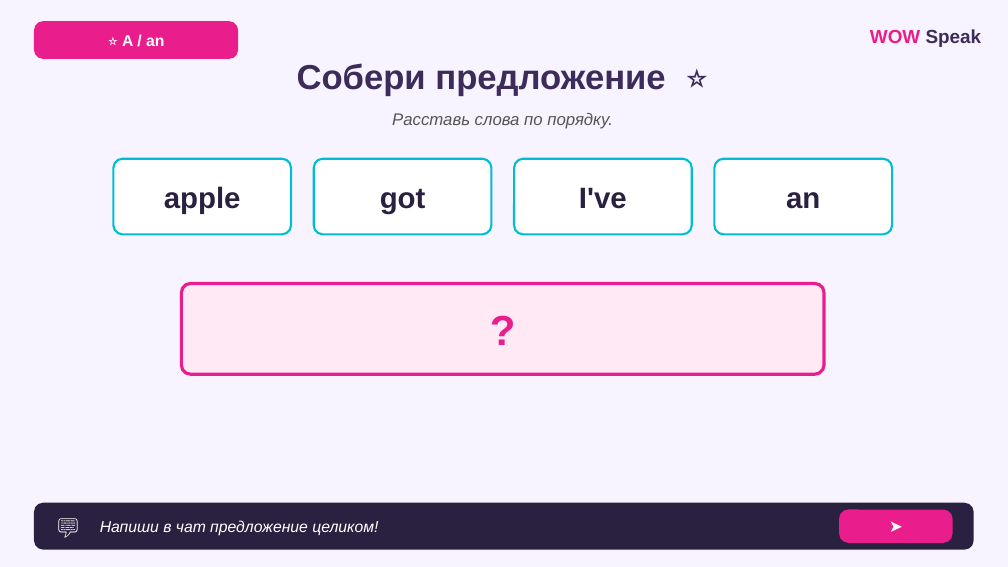
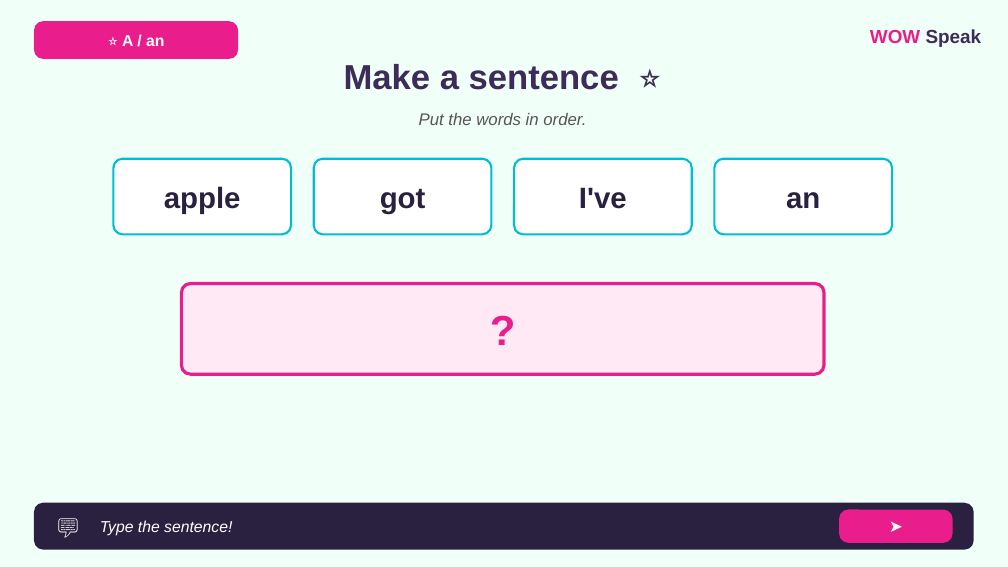
Before and after one commit to wowspeakschool-lang/classroom, a slide deck: slide 22 of vebinary/03.12_A-an/7-9/WOW_Speak_A_An_Food_7-9_LESSON.pptx (slide 21 before the commit). Drawn at 1008x567 pixels with LibreOffice and Linux fonts; fonts in the diff are those of the drawing. Boxes give left, top, right and bottom in pixels: in the first picture for what was removed or moved away, otherwise in the second. Text is boxed around its words. In the diff, an @@ line names an element or a change of style, - is before the commit and + after.

```diff
--- a/vebinary/03.12_A-an/7-9/WOW_Speak_A_An_Food_7-9_LESSON.pptx
+++ b/vebinary/03.12_A-an/7-9/WOW_Speak_A_An_Food_7-9_LESSON.pptx
@@ background #F7F3FF to #F0FFF7 @@
@@ text at bbox=[344, 64, 619, 90]: text changed @@
-Собери предложение ⭐
+Make a sentence ⭐
@@ text at bbox=[419, 113, 586, 125]: text changed @@
-Расставь слова по порядку.
+Put the words in order.
@@ text at bbox=[100, 520, 232, 536]: text changed @@
-Напиши в чат предложение целиком!
+Type the sentence!
```
Also in this commit, not shown: 19 other slides changed, 4 slides added, 3 slides removed, 9 other files.
